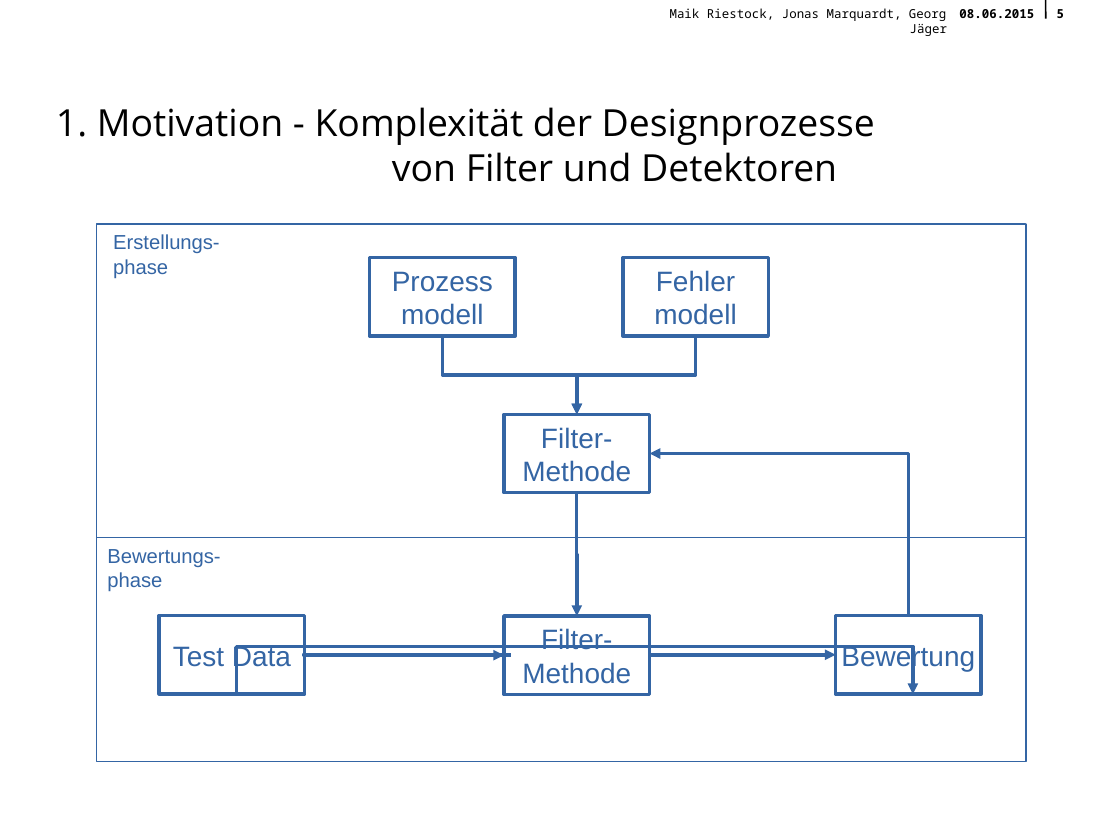
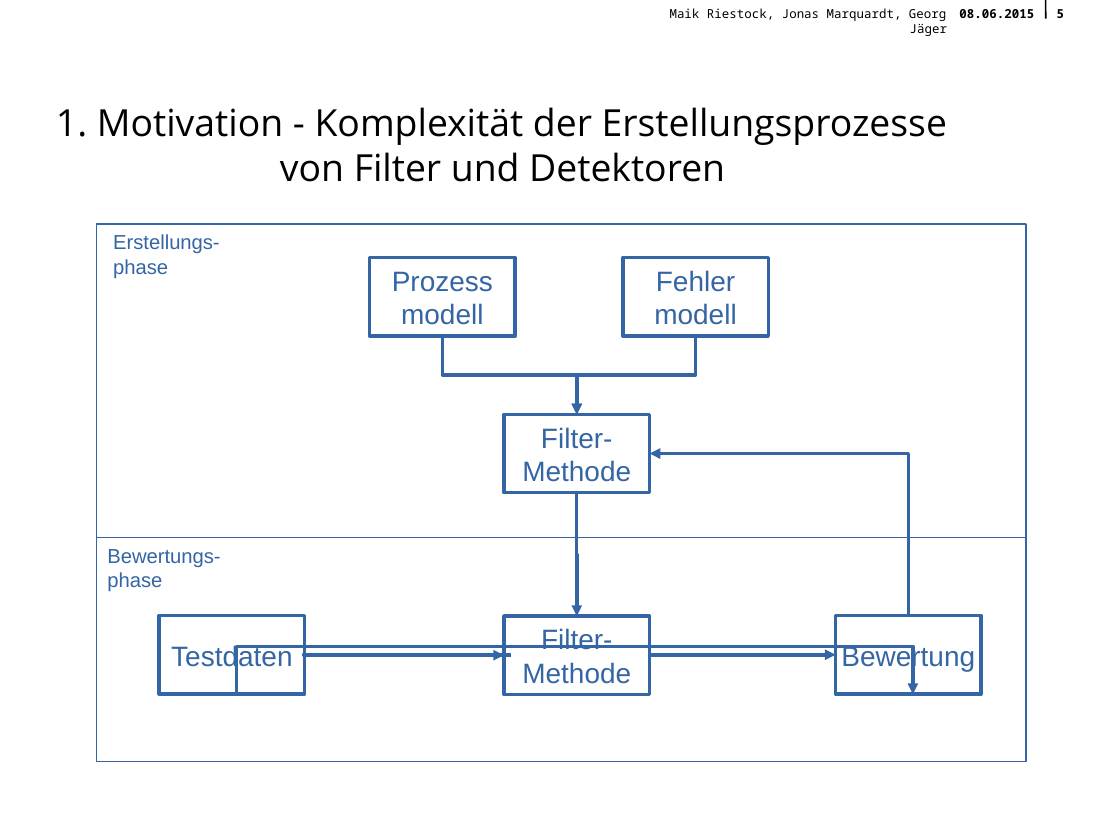
Before and after one commit to querquer/faultframework, a slide deck: slide 5 of Presentation/FinalePraesentationFramework.odp. Drawn at 1120x840 pixels with LibreOffice and Linux fonts; fonts in the diff are those of the drawing; background and template pictures are left out. Boxes give left, top, right and bottom in pixels: in the first picture for what was removed or moved away, otherwise in the second. Text is boxed around its words. In the diff, an @@ line names an element or a change of style, - is before the commit and + after.

Commit message:
grammar and typos

```diff
--- a/Presentation/FinalePraesentationFramework.odp
+++ b/Presentation/FinalePraesentationFramework.odp
@@ text at (x1=56, y1=107, x2=947, y2=182): text changed @@
-1. Motivation - Komplexität der Designprozesse von Filter und Detektoren
+1. Motivation - Komplexität der Erstellungsprozesse von Filter und Detektoren
@@ text in rectangle at (x1=171, y1=645, x2=292, y2=671): text changed @@
-Test Data
+Testdaten
```
Also in this commit, not shown: 6 other slides changed.
